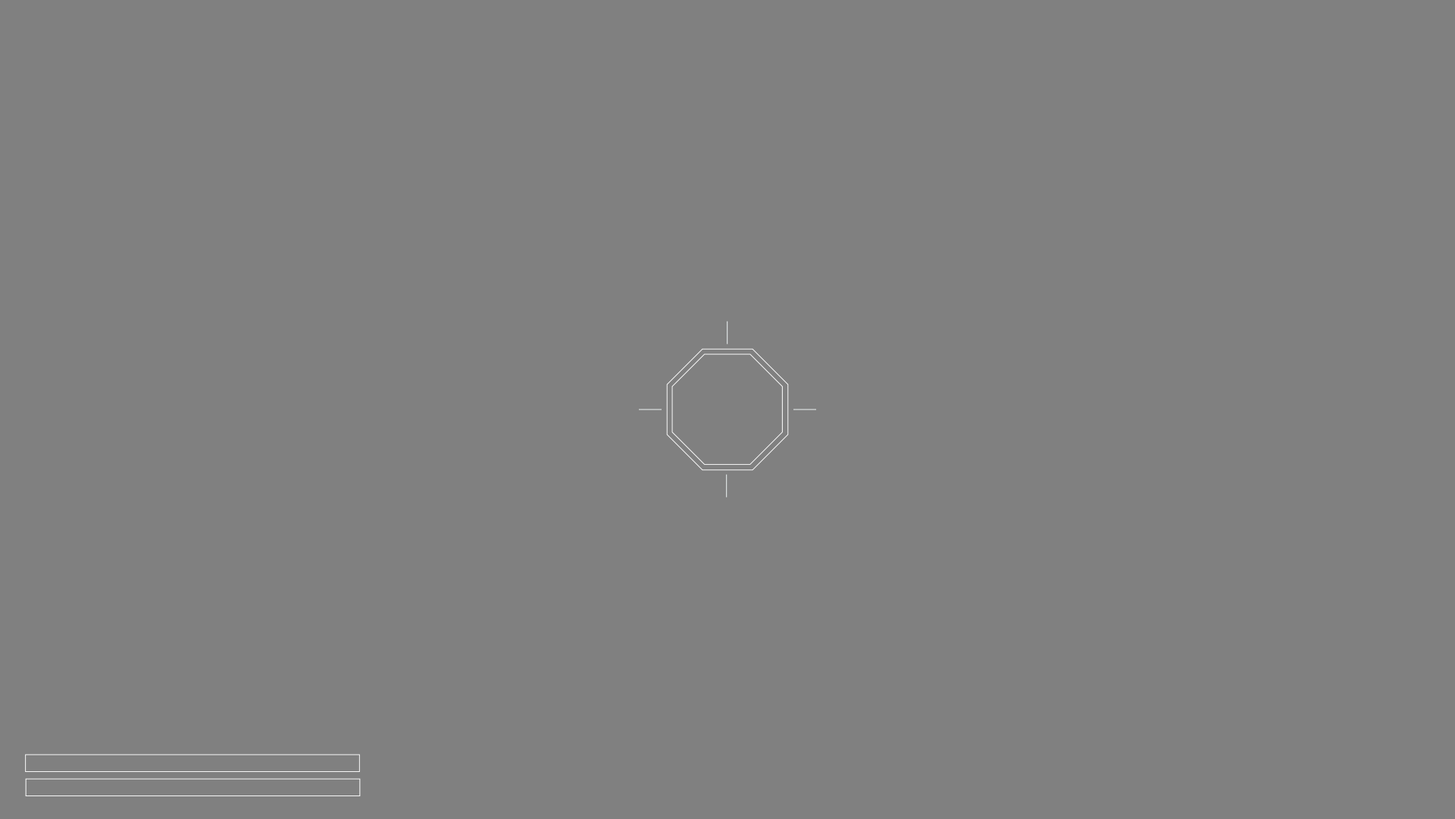
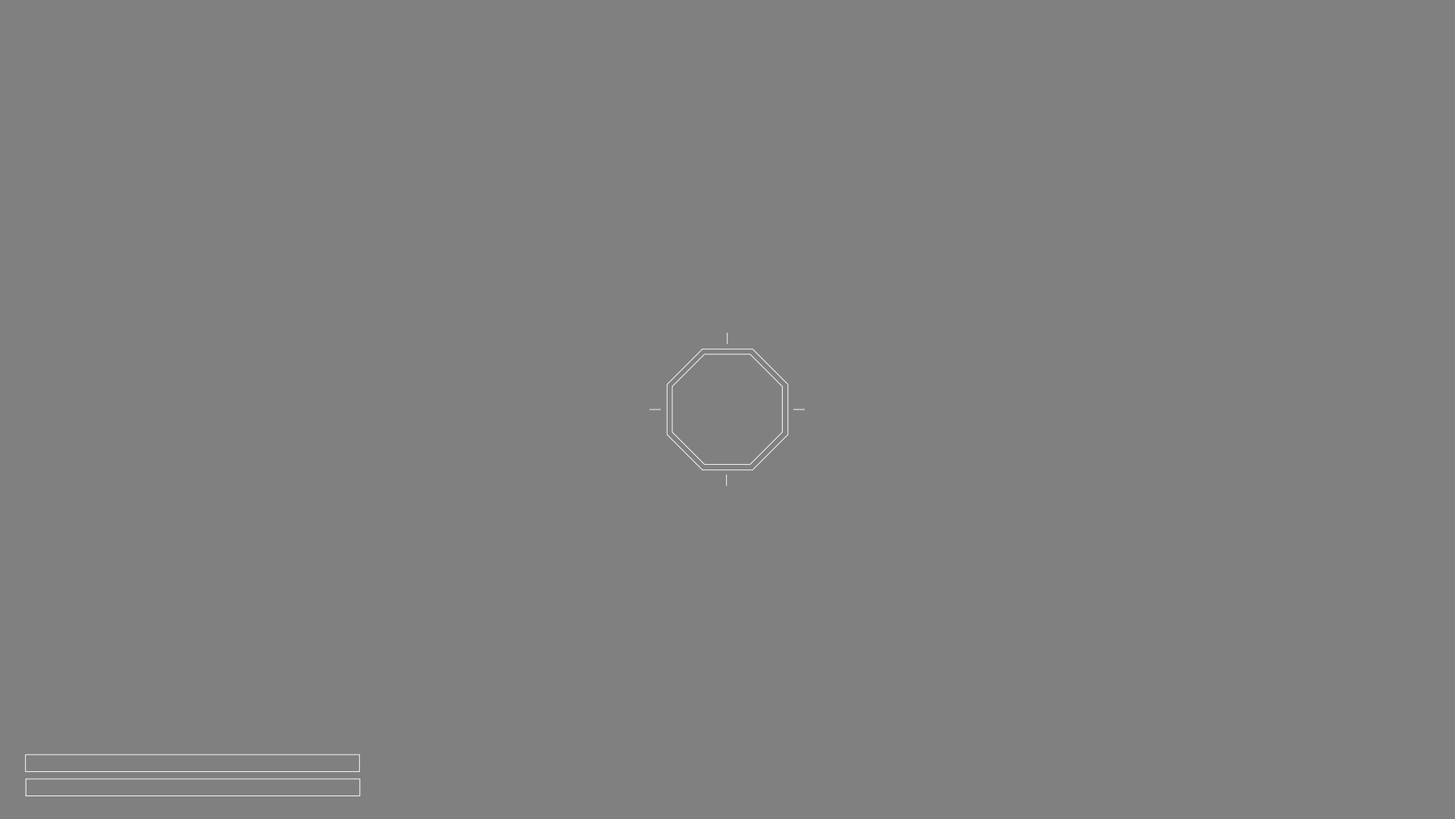
Before/after of a 1455px x 819px layered artwork. What changed in the layer stack:
painted on "Line 1" (1st of 4, in "Central Shot") over (x1=726, y1=485, x2=728, y2=498)
painted on "Line 1" (2nd of 4, in "Central Shot") over (x1=726, y1=320, x2=729, y2=333)
painted on "Line 1" (3rd of 4, in "Central Shot") over (x1=793, y1=408, x2=817, y2=411)
painted on "Line 1" (4th of 4, in "Central Shot") over (x1=638, y1=408, x2=662, y2=411)
